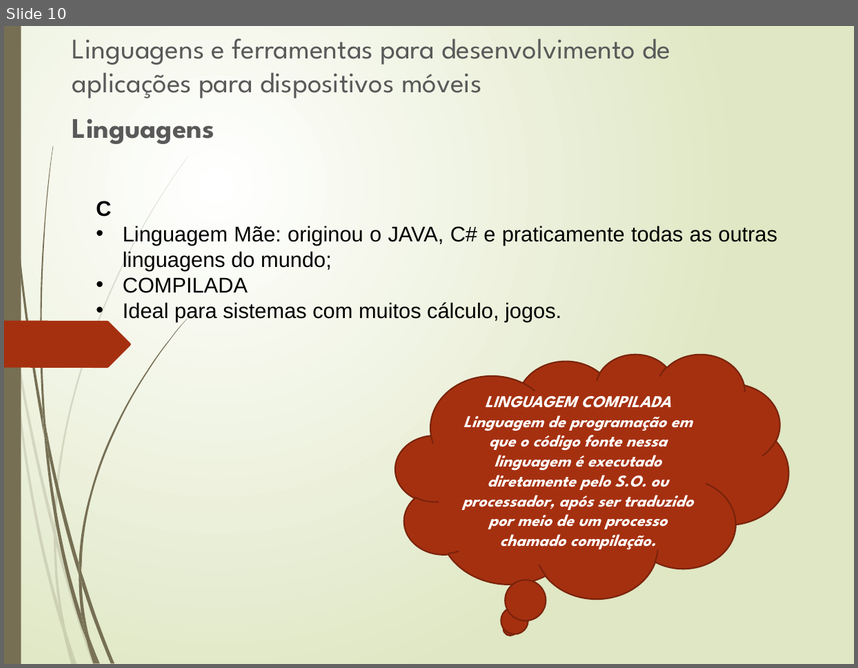
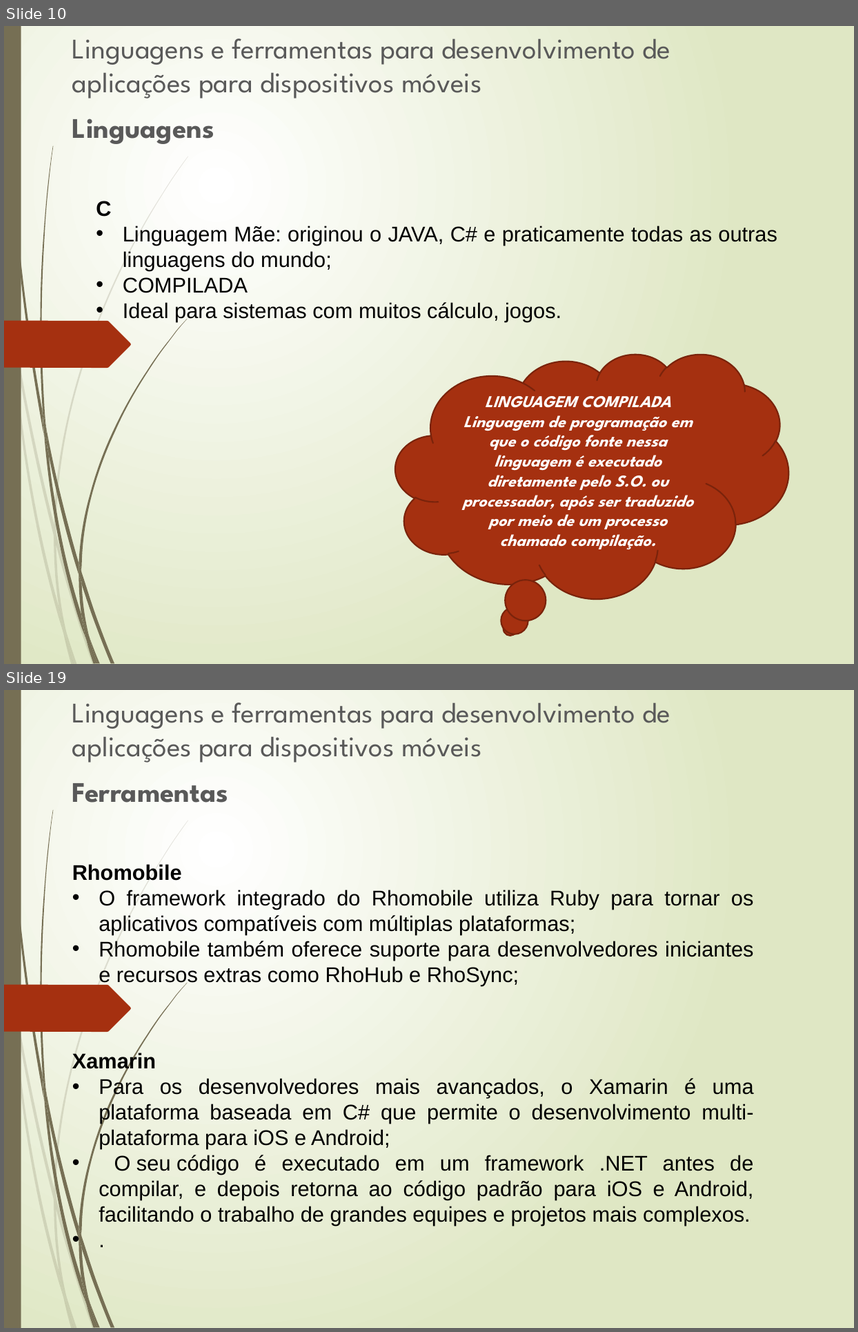
Before and after one commit to JBCFurtado/Mobile, a slide deck: Desenvolvimento para Dispositivos Móveis I/Aula_Disp_Móveis.pptx. Shown one above the other, each under a label of ours: slide 10 before the commit, slides 10 and 19 after it; the slides between them are not shown. The pictures are 858x668 and 858x1332 pixels, drawn with LibreOffice and Linux fonts; fonts in the diff are those of the drawing. Boxes give left, top, right and bottom in pixels: in the first picture for what was removed or moved away, otherwise in the second. Text is boxed around its words. In the diff, an @@ line names an element or a change of style, - is before the commit and + after.

```diff
--- a/Desenvolvimento para Dispositivos Móveis I/Aula_Disp_Móveis.pptx
+++ b/Desenvolvimento para Dispositivos Móveis I/Aula_Disp_Móveis.pptx
@@ slide 19 added at box(4, 690, 854, 1328), background gradient #FFFFFF to #DFE8C4; not listed: 24 template elements that a slide beside it also shows @@
@@ text added at box(72, 702, 671, 802), 24 pt, text #595959 @@
+Linguagens e ferramentas para desenvolvimento de aplicações para dispositivos móveis
+Ferramentas
@@ text added at box(72, 864, 754, 986), 18 pt, text #000000 @@
+Rhomobile
+• O framework integrado do Rhomobile utiliza Ruby para tornar os aplicativos compatíveis com múltiplas plataformas;
+• Rhomobile também oferece suporte para desenvolvedores iniciantes e recursos extras como RhoHub e RhoSync;
@@ text added at box(72, 1052, 754, 1225), 18 pt, text #000000 @@
+Xamarin
+• Para os desenvolvedores mais avançados, o Xamarin é uma plataforma baseada em C# que permite o desenvolvimento multi-plataforma para iOS e Android;
+• O seu código é executado em um framework .NET antes de compilar, e depois retorna ao código padrão para iOS e Android, facilitando o trabalho de grandes equipes e projetos mais complexos.
+• .
```
Also in this commit, not shown: 1 slide changed, 12 other slides added.
